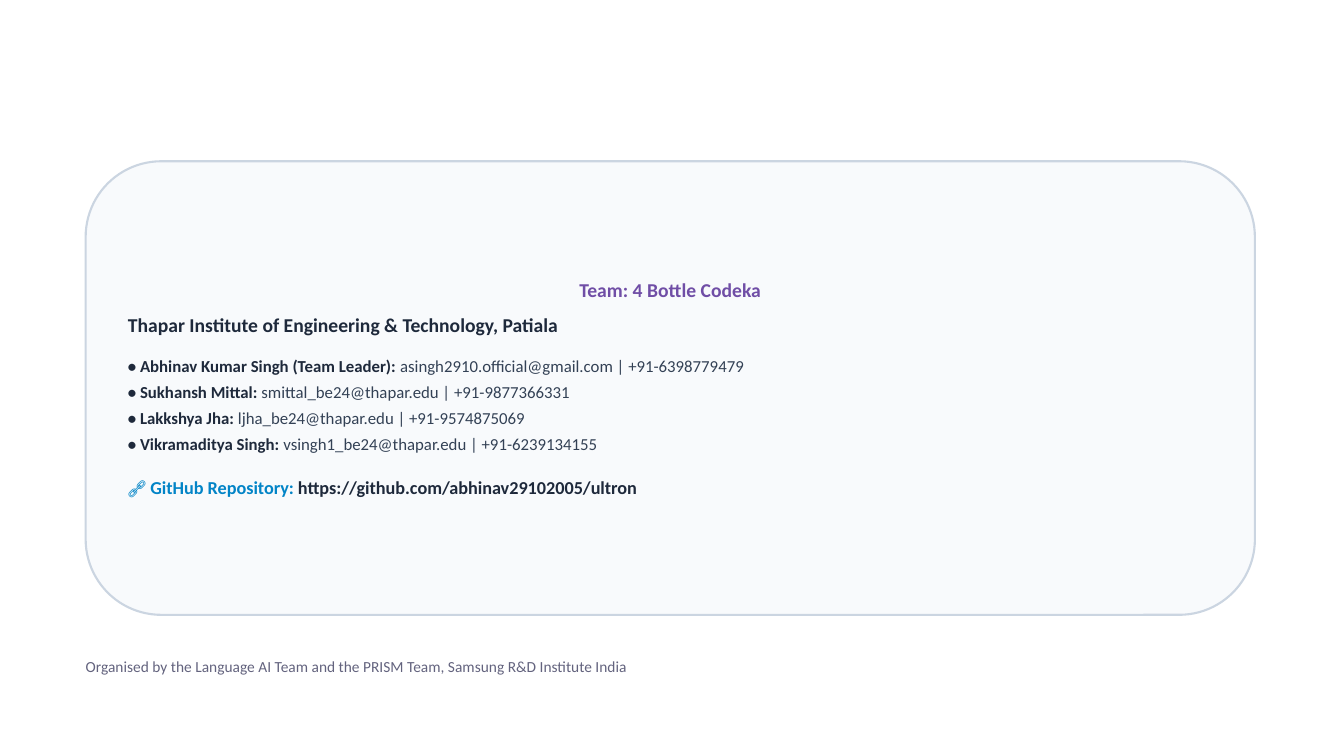
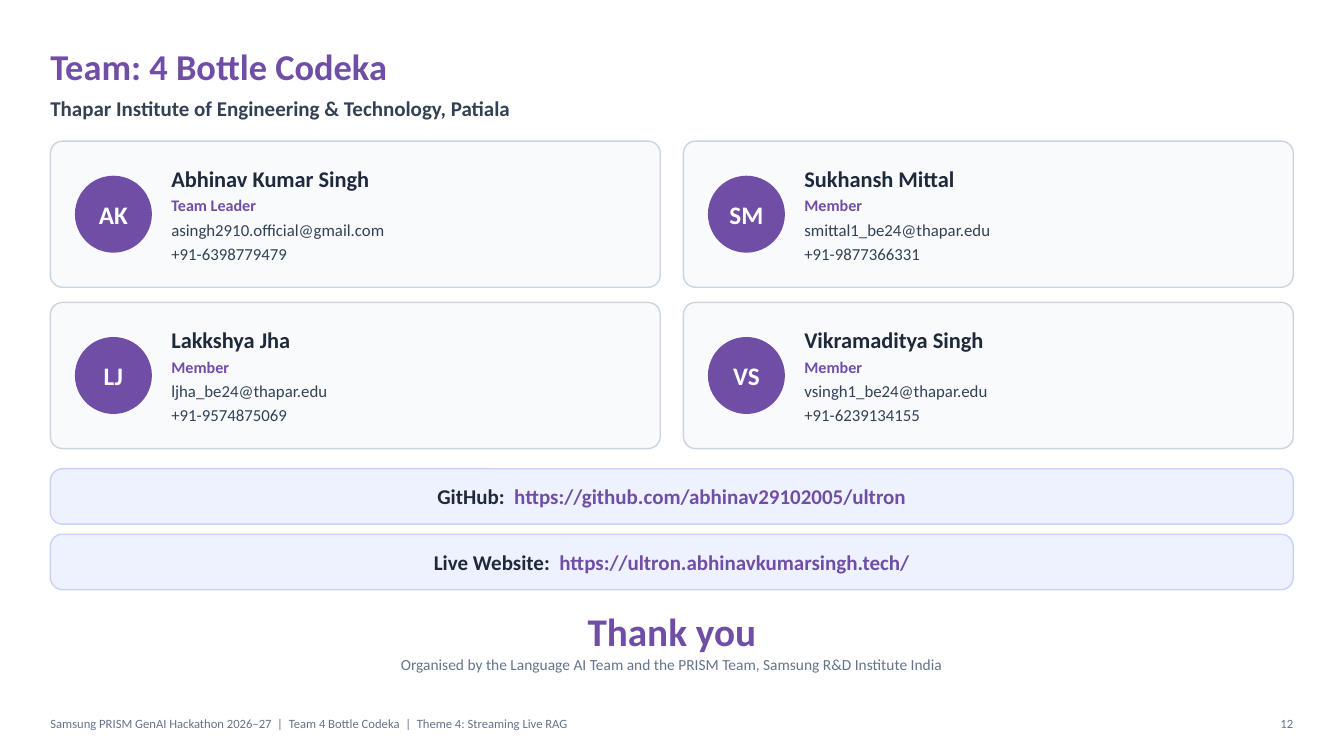
Before and after one commit to abhinav29102005/ultron, a slide deck: slide 12 of submission/Thapar_4_Bottle_Codeka_Submission.pptx. Drawn at 1344x756 pixels with LibreOffice and Linux fonts; fonts in the diff are those of the drawing. Boxes give left, top, right and bottom in pixels: in the first picture for what was removed or moved away, otherwise in the second. Text is boxed around its words. In the diff, an @@ line names an element or a change of style, - is before the commit and + after.

```diff
--- a/submission/Thapar_4_Bottle_Codeka_Submission.pptx
+++ b/submission/Thapar_4_Bottle_Codeka_Submission.pptx
@@ text added at (x1=50, y1=54, x2=387, y2=81), 26 pt, text #704EA6, bold @@
+Team: 4 Bottle Codeka
@@ text added at (x1=50, y1=101, x2=510, y2=120), 15 pt, text #334155, bold @@
+Thapar Institute of Engineering & Technology, Patiala
@@ rounded rectangle added at (x1=50, y1=141, x2=660, y2=287), fill #F8FAFC, outline #CBD5E1 1 pt @@
@@ rounded rectangle added at (x1=684, y1=141, x2=1294, y2=287), fill #F8FAFC, outline #CBD5E1 1 pt @@
@@ ellipse added at (x1=76, y1=176, x2=151, y2=252), fill #704EA6, outline #704EA6 1 pt @@
@@ rounded rectangle removed at (x1=86, y1=161, x2=1255, y2=615) @@
-Team: 4 Bottle Codeka
-Thapar Institute of Engineering & Technology, Patiala
-• Abhinav Kumar Singh (Team Leader): asingh2910.official@gmail.com | +91-6398779479
-• Sukhansh Mittal: smittal_be24@thapar.edu | +91-9877366331
-• Lakkshya Jha: ljha_be24@thapar.edu | +91-9574875069
-• Vikramaditya Singh: vsingh1_be24@thapar.edu | +91-6239134155
-🔗 GitHub Repository: https://github.com/abhinav29102005/ultron
@@ text added at (x1=171, y1=171, x2=384, y2=260), 12 pt, text #334155 @@
+Abhinav Kumar Singh
+Team Leader
+asingh2910.official@gmail.com
++91-6398779479
@@ ellipse added at (x1=709, y1=176, x2=784, y2=252), fill #704EA6, outline #704EA6 1 pt @@
@@ text added at (x1=804, y1=171, x2=990, y2=260), 12 pt, text #334155 @@
+Sukhansh Mittal
+Member
+smittal1_be24@thapar.edu
++91-9877366331
@@ text added at (x1=99, y1=207, x2=128, y2=224), 18 pt, text #FFFFFF, bold @@
+AK
@@ text added at (x1=729, y1=207, x2=763, y2=224), 18 pt, text #FFFFFF, bold @@
+SM
@@ rounded rectangle added at (x1=50, y1=302, x2=660, y2=449), fill #F8FAFC, outline #CBD5E1 1 pt @@
@@ rounded rectangle added at (x1=684, y1=302, x2=1294, y2=449), fill #F8FAFC, outline #CBD5E1 1 pt @@
@@ ellipse added at (x1=76, y1=338, x2=151, y2=413), fill #704EA6, outline #704EA6 1 pt @@
@@ text added at (x1=171, y1=332, x2=327, y2=421), 12 pt, text #334155 @@
+Lakkshya Jha
+Member
+ljha_be24@thapar.edu
++91-9574875069
@@ ellipse added at (x1=709, y1=338, x2=784, y2=413), fill #704EA6, outline #704EA6 1 pt @@
@@ text added at (x1=804, y1=332, x2=987, y2=421), 12 pt, text #334155 @@
+Vikramaditya Singh
+Member
+vsingh1_be24@thapar.edu
++91-6239134155
@@ text added at (x1=104, y1=368, x2=123, y2=385), 18 pt, text #FFFFFF, bold @@
+LJ
@@ text added at (x1=733, y1=368, x2=760, y2=385), 18 pt, text #FFFFFF, bold @@
+VS
@@ rounded rectangle added at (x1=50, y1=469, x2=1294, y2=524), fill #EEF2FF, outline #C7D2FE 1 pt @@
@@ text added at (x1=437, y1=489, x2=906, y2=508), 15 pt, text #704EA6, bold @@
+GitHub: https://github.com/abhinav29102005/ultron
@@ rounded rectangle added at (x1=50, y1=534, x2=1294, y2=590), fill #EEF2FF, outline #C7D2FE 1 pt @@
@@ text added at (x1=434, y1=555, x2=909, y2=574), 15 pt, text #704EA6, bold @@
+Live Website: https://ultron.abhinavkumarsingh.tech/
@@ text added at (x1=588, y1=618, x2=756, y2=652), 28 pt, text #704EA6, bold @@
+Thank you
@@ text "Organised by the Language AI ..." moved from (x1=86, y1=661, x2=626, y2=675) to (x1=401, y1=659, x2=942, y2=673) @@
@@ text "Organised by the Language AI ..." at (x1=401, y1=659, x2=942, y2=673): text colour #63637E to #64748B; alignment left to centre; vertical alignment middle to top @@
@@ text added at (x1=50, y1=719, x2=567, y2=730), 9 pt, text #64748B @@
+Samsung PRISM GenAI Hackathon 2026–27 | Team 4 Bottle Codeka | Theme 4: Streaming Live RAG
@@ text added at (x1=1280, y1=720, x2=1293, y2=728), 9 pt, text #64748B @@
+12
```
Also in this commit, not shown: 10 other slides changed, 1 slide added, 1 slide removed, 3 other files.
